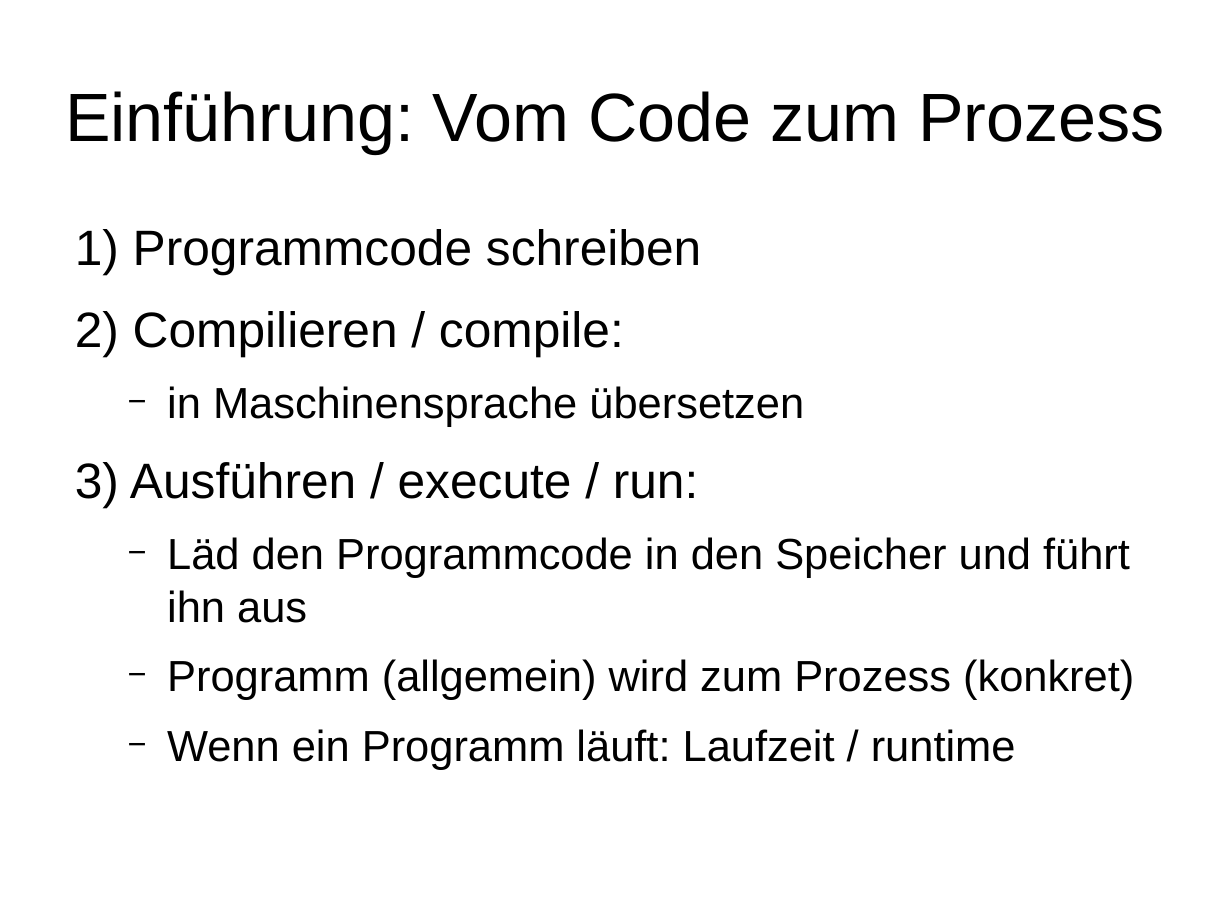
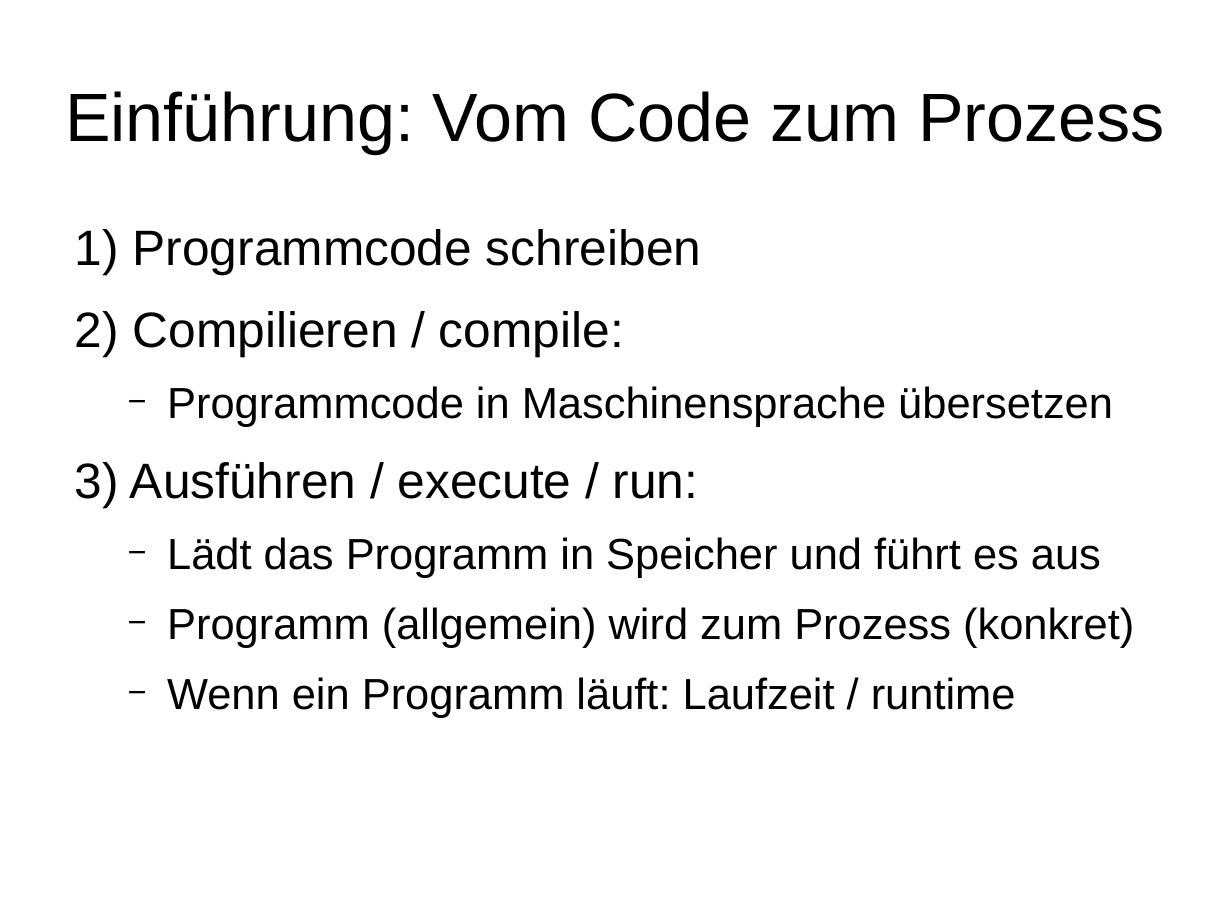
Before and after one commit to mn-io/hello-java, a slide deck: slide 11 of Folien.odp. Drawn at 1232x924 pixels with LibreOffice and Linux fonts; fonts in the diff are those of the drawing. Boxes give left, top, right and bottom in pixels: in the first picture for what was removed or moved away, otherwise in the second. Text is boxed around its words. In the diff, an @@ line names an element or a change of style, - is before the commit and + after.

```diff
--- a/Folien.odp
+++ b/Folien.odp
@@ text at <box>167,386,1113,427</box>: text changed @@
-  − in Maschinensprache übersetzen
+  − Programmcode in Maschinensprache übersetzen
@@ text at <box>167,537,1101,578</box>: text changed @@
-  − Läd den Programmcode in den Speicher und führt ihn aus
+  − Lädt das Programm in Speicher und führt es aus
```
Also in this commit, not shown: 2 other slides changed, 1 other file.
